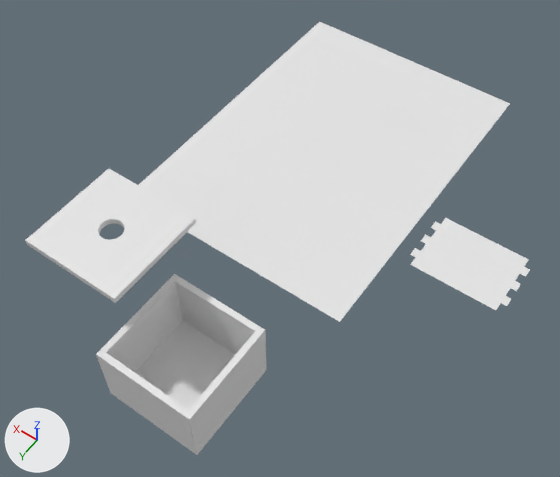
What one commit did to the Blender file blender_files/box3.blend.
The view is the same before and after, from a 50 mm lens placed at (-166.0, 288.0, 590.0), pointed at (102.0, -88.0, -1.0). The axes (+X, +Y, +Z) are drawn at lower left. The lights are the same throughout.

Before the edit, the objects in view are built like this:
```python
ob_back_preview = bpy.data.objects.new('Back.preview', me_plane_077)
ob_back_preview.location = (67.3, -92.4, 0.0)
ob_left_groove_preview = bpy.data.objects.new('left_groove.preview', me_plane_082)
ob_left_groove_preview.location = (68.2, -295.8, 0.1)
ob_soc_back_fillets = bpy.data.objects.new('SOC_Back.fillets', me_mesh_037)
ob_soc_back_fillets.location = (93.2, 110.0, -9.4)
ob_soc_back_fillets.rotation_euler = (1.571, 0.0, 0.0)  # degrees (90, 0, 0)
ob_soc_back_groove_fillets = bpy.data.objects.new('SOC_back_groove.fillets', me_mesh_038)
ob_soc_back_groove_fillets.location = (93.2, 110.0, -40.3)
ob_soc_back_groove_fillets.rotation_euler = (1.571, 0.0, 0.0)  # degrees (90, 0, 0)
ob_soc_front_fillets = bpy.data.objects.new('SOC_Front.fillets', me_mesh_040)
ob_soc_front_fillets.location = (93.2, 22.0, -9.4)
ob_soc_front_fillets.rotation_euler = (1.571, 0.0, -3.142)  # degrees (90, 0, -180)
ob_soc_front_groove_fillets = bpy.data.objects.new('SOC_front_groove.fillets', me_mesh_041)
ob_soc_front_groove_fillets.location = (93.2, 22.0, -39.9)
ob_soc_front_groove_fillets.rotation_euler = (1.571, 0.0, -3.142)  # degrees (90, 0, -180)
ob_soc_left_fillets = bpy.data.objects.new('SOC_Left.fillets', me_mesh_096)
ob_soc_left_fillets.location = (49.2, 66.0, -9.4)
ob_soc_left_fillets.rotation_euler = (1.571, 0.0, 1.571)  # degrees (90, 0, 90)
ob_soc_right_fillets = bpy.data.objects.new('SOC_Right.fillets', me_mesh_046)
ob_soc_right_fillets.location = (137.2, 66.0, -9.4)
ob_soc_right_fillets.rotation_euler = (1.571, 0.0, -1.571)  # degrees (90, 0, -90)
ob_soc_right_groove_fillets = bpy.data.objects.new('SOC_right_groove.fillets', me_mesh_047)
ob_soc_right_groove_fillets.location = (137.2, 66.0, -40.3)
ob_soc_right_groove_fillets.rotation_euler = (1.571, 0.0, -1.571)  # degrees (90, 0, -90)
# also in view: 'Front.preview' at (64.0, -179.0, 0.0); 'SOC_lid.fillets' at (185.0, 39.0, 78.0); 'SOC_Bounding Frame' at (132.0, -216.0, 0.0); 'Left.preview' at (-60.0, -168.0, 0.0); 'lid.preview' at (199.0, -101.0, 0.0)
```
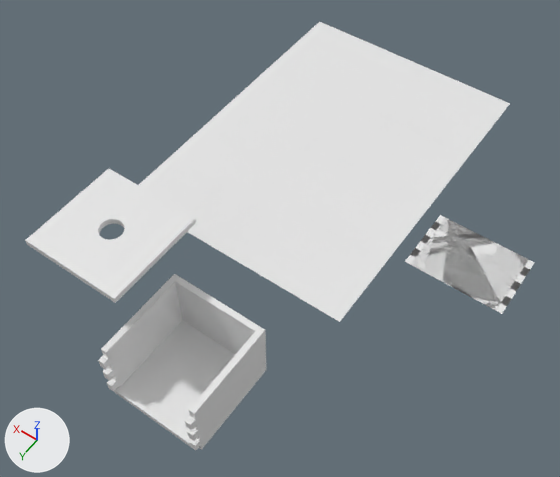
Changed parts and their boxes (x1, y1, x2, y2) in the pictures (560 x 477 px):
'Front.preview', moved
    before: (303, 156, 425, 242)
    after: (405, 215, 535, 314)
'Back.preview', moved (not visible afterwards)
    before: (249, 206, 377, 302)
'Right.preview', moved (not visible afterwards)
    before: (390, 71, 490, 137)
'SOC_Back.fillets', reshaped, modifiers changed (not visible afterwards)
    before: (96, 349, 201, 455)
'left_groove.preview', moved
    before: (380, 111, 457, 147)
    after: (378, 112, 455, 149)
part 1 of me_mesh_096, built on
    both: (185, 353, 237, 450)
part 2 of me_mesh_046, built on
    both: (98, 332, 158, 391)

Patch to the scene script:
```diff
--- a/blender_files/box3.blend.py
+++ b/blender_files/box3.blend.py
@@ me_mesh_037 @@
 # used by ob_soc_back_fillets; location = (93.2, 110.0, -9.4); rotation_euler = (1.571, 0.0, 0.0), in degrees (90, 0, 0)
-me_mesh_037.from_pydata(...)  # 130 vertices, 1 face; spans x -50.0..50.0, y -35.0..35.0, z 0.0
+me_mesh_037.from_pydata(...)  # 262 vertices, 1 face; spans x -50.0..50.0, y -35.0..35.0, z 0.0
+# me_mesh_037 part 3: 96 vertices moved from x -45.5..45.5, y -25.0..25.0, z 0.0 to x -46.1..46.1, y -25.4..25.4, z 0.0; 132 vertices added at x -44.1..44.1, y -25.1..25.1, z 0.0
@@ me_mesh_046 @@
 # used by ob_soc_right_fillets; location = (137.2, 66.0, -9.4); rotation_euler = (1.571, 0.0, -1.571), in degrees (90, 0, -90)
-me_mesh_046.from_pydata(...)  # 126 vertices, 1 face; spans x -50.0..50.0, y -35.0..35.0, z 0.0
+me_mesh_046.from_pydata(...)  # 258 vertices, 1 face; spans x -50.0..50.0, y -35.0..35.0, z 0.0
+# me_mesh_046 part 2: 96 vertices removed from x -45.5..45.5, y -26.5..26.5, z 0.0; 228 vertices added at x -46.1..46.1, y -27.1..27.1, z 0.0
@@ me_mesh_096 @@
 # used by ob_soc_left_fillets; location = (49.2, 66.0, -9.4); rotation_euler = (1.571, 0.0, 1.571), in degrees (90, 0, 90)
-me_mesh_096.from_pydata(...)  # 126 vertices, 1 face; spans x -50.0..50.0, y -35.0..35.0, z 0.0
+me_mesh_096.from_pydata(...)  # 258 vertices, 1 face; spans x -50.0..50.0, y -35.0..35.0, z 0.0
+# me_mesh_096 part 1: 96 vertices removed from x -45.5..45.5, y -26.5..26.5, z 0.0; 228 vertices added at x -46.1..46.1, y -27.1..27.1, z 0.0
@@ ob_soc_back_fillets @@
 _m = ob_soc_back_fillets.modifiers.new('SOC_Boolean.back_groove', 'BOOLEAN')
+_m.object = ob_soc_back_groove_fillets
 _m.solver = 'FLOAT'
@@ ob_soc_back_groove_fillets @@
 _m = ob_soc_back_groove_fillets.modifiers.new('SOC_Solidify', 'SOLIDIFY')
 _m.nonmanifold_merge_threshold = 0.0003
+ob_soc_back_groove_fillets.hide_set(True)
@@ ob_soc_front_fillets @@
 _m = ob_soc_front_fillets.modifiers.new('SOC_Boolean.front_groove', 'BOOLEAN')
+_m.object = ob_soc_front_groove_fillets
 _m.solver = 'FLOAT'
@@ ob_soc_front_groove_fillets @@
 _m = ob_soc_front_groove_fillets.modifiers.new('SOC_Solidify', 'SOLIDIFY')
 _m.nonmanifold_merge_threshold = 0.0003
+ob_soc_front_groove_fillets.hide_set(True)
@@ ob_soc_right_fillets @@
 _m = ob_soc_right_fillets.modifiers.new('SOC_Boolean.right_groove', 'BOOLEAN')
+_m.object = ob_soc_right_groove_fillets
 _m.solver = 'FLOAT'
@@ ob_soc_right_groove_fillets @@
 _m = ob_soc_right_groove_fillets.modifiers.new('SOC_Solidify', 'SOLIDIFY')
 _m.nonmanifold_merge_threshold = 0.0003
+ob_soc_right_groove_fillets.hide_set(True)
@@ ob_back_preview @@
 ob_back_preview = bpy.data.objects.new('Back.preview', me_plane_077)
-ob_back_preview.location = (67.3, -92.4, 0.0)
+ob_back_preview.location = (-59.8, -167.9, 0.0)
@@ ob_front_preview @@
 ob_front_preview = bpy.data.objects.new('Front.preview', me_plane_079)
-ob_front_preview.location = (63.9, -179.3, 0.0)
+ob_front_preview.location = (-59.8, -167.9, 0.0)
@@ ob_left_groove_preview @@
 ob_left_groove_preview = bpy.data.objects.new('left_groove.preview', me_plane_082)
-ob_left_groove_preview.location = (68.2, -295.8, 0.1)
+ob_left_groove_preview.location = (68.6, -293.0, 0.1)
@@ ob_right_preview @@
 ob_right_preview = bpy.data.objects.new('Right.preview', me_plane_085)
-ob_right_preview.location = (68.4, -346.5, 0.0)
+ob_right_preview.location = (-59.8, -167.9, 0.0)
```
